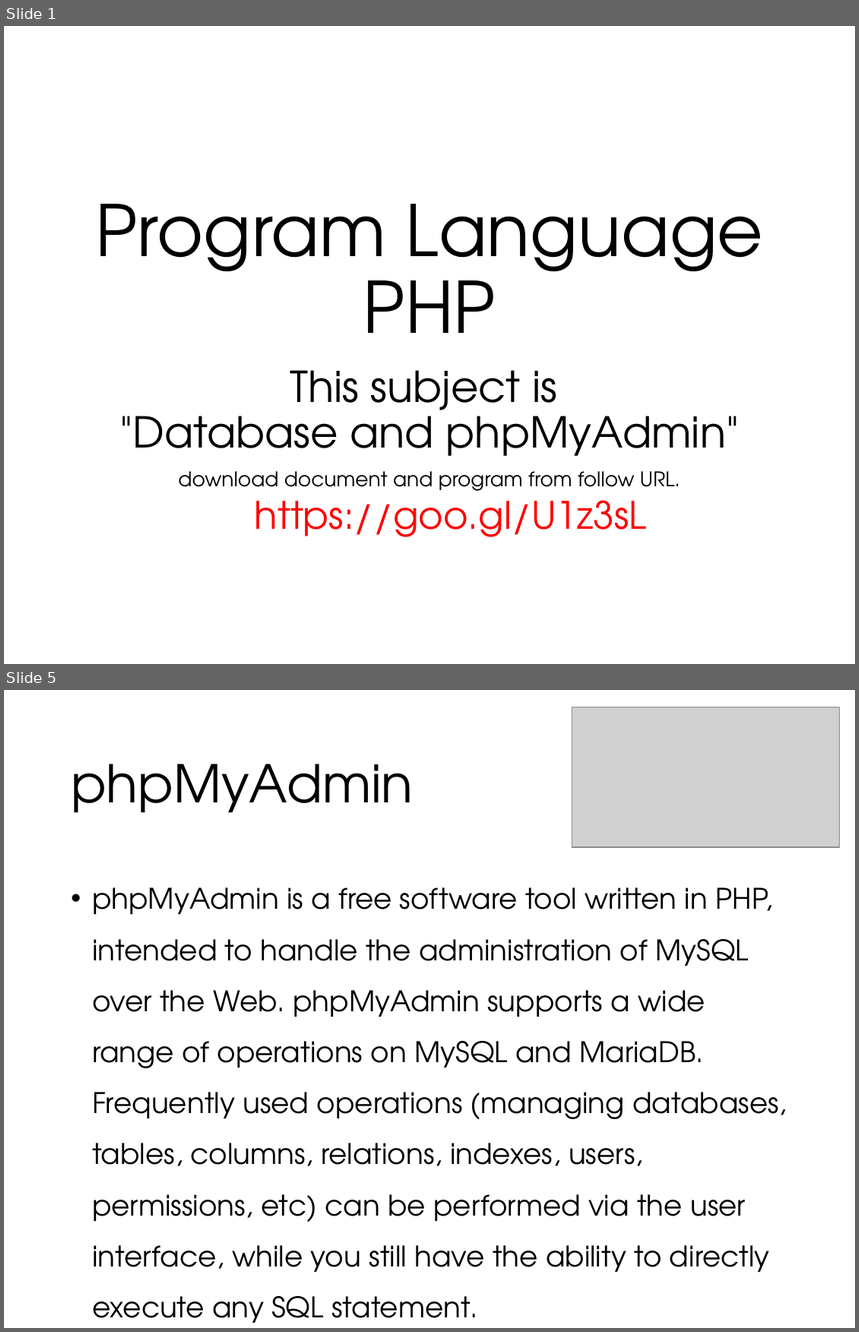
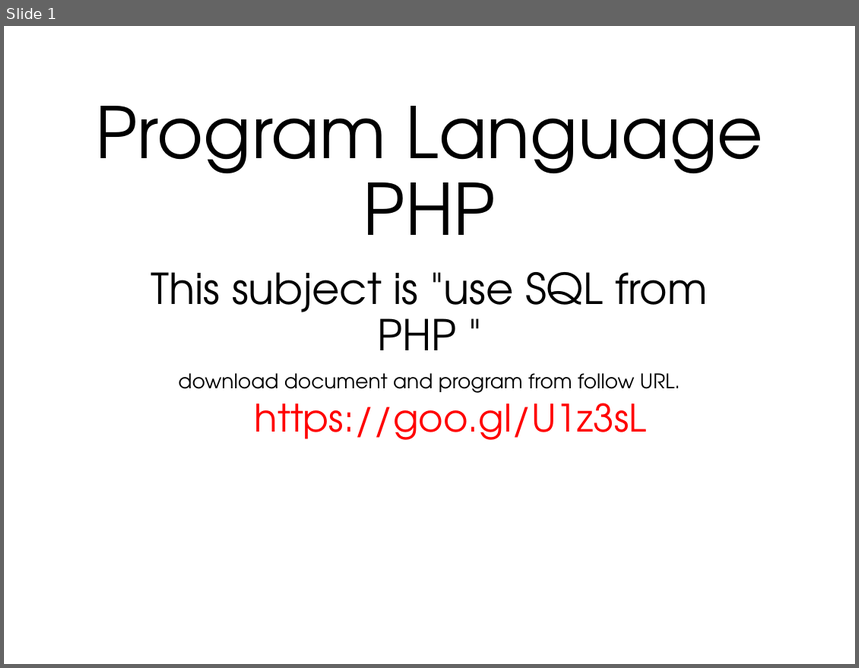
Before and after one commit to lastshogun13/php_lesson, a slide deck: ppt/lesson06.pptx. Shown one above the other, each under a label of ours: slides 1 and 5 before the commit, slide 1 after it; the slides between them are not shown. The pictures are 859x1332 and 859x668 pixels, drawn with LibreOffice and Linux fonts; fonts in the diff are those of the drawing; grey boxes stand for pictures. Boxes give left, top, right and bottom in pixels: in the first picture for what was removed or moved away, otherwise in the second. Text is boxed around its words. In the diff, an @@ line names an element or a change of style, - is before the commit and + after.

```diff
--- a/ppt/lesson06.pptx
+++ b/ppt/lesson06.pptx
@@ slide 5 removed at box(4, 690, 855, 1328), background #FFFFFF @@
@@ picture removed at box(572, 707, 839, 847) @@
@@ title removed at box(71, 764, 414, 812) @@
-phpMyAdmin
@@ text removed at box(92, 888, 787, 1273) @@
-• phpMyAdmin is a free software tool written in PHP, intended to handle the administration of MySQL over the Web. phpMyAdmin supports a wide range of operations on MySQL and MariaDB. Frequently used operations (managing databases, tables, columns, relations, indexes, users, permissions, etc) can be performed via the user interface, while you still have the ability to directly execute any SQL statement.
@@ slide 1 changed as well @@
@@ title "Program Language PHP": place and size @@
-title "Program Language PHP" at box(96, 204, 764, 333)
+title "Program Language PHP" at box(96, 106, 764, 235)
@@ subtitle "This subject is "use SQL ...": place and size @@
-subtitle "This subject is "use SQL ..." at box(120, 370, 740, 537)
+subtitle "This subject is "use SQL ..." at box(151, 272, 708, 440)
@@ subtitle at box(151, 272, 708, 351): text changed @@
-This subject is
-"Database and phpMyAdmin"
+This subject is "use SQL from PHP "
```
Also in this commit, not shown: 3 slides added, 6 other slides removed, 7 other files.
